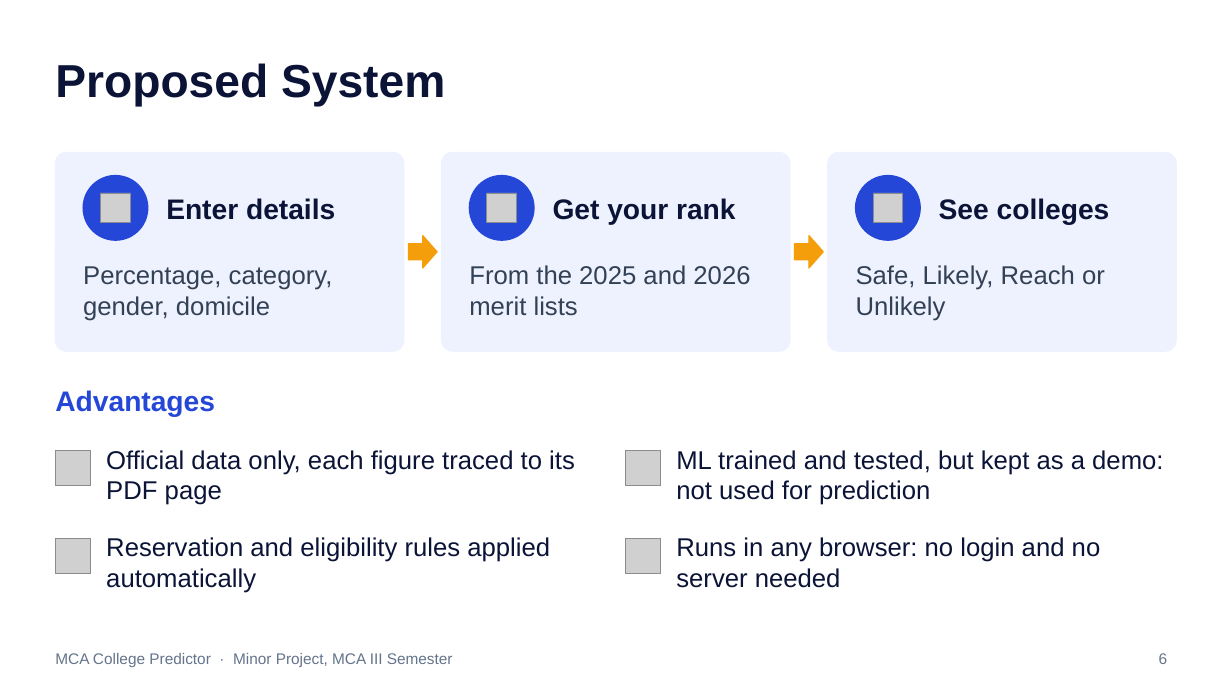
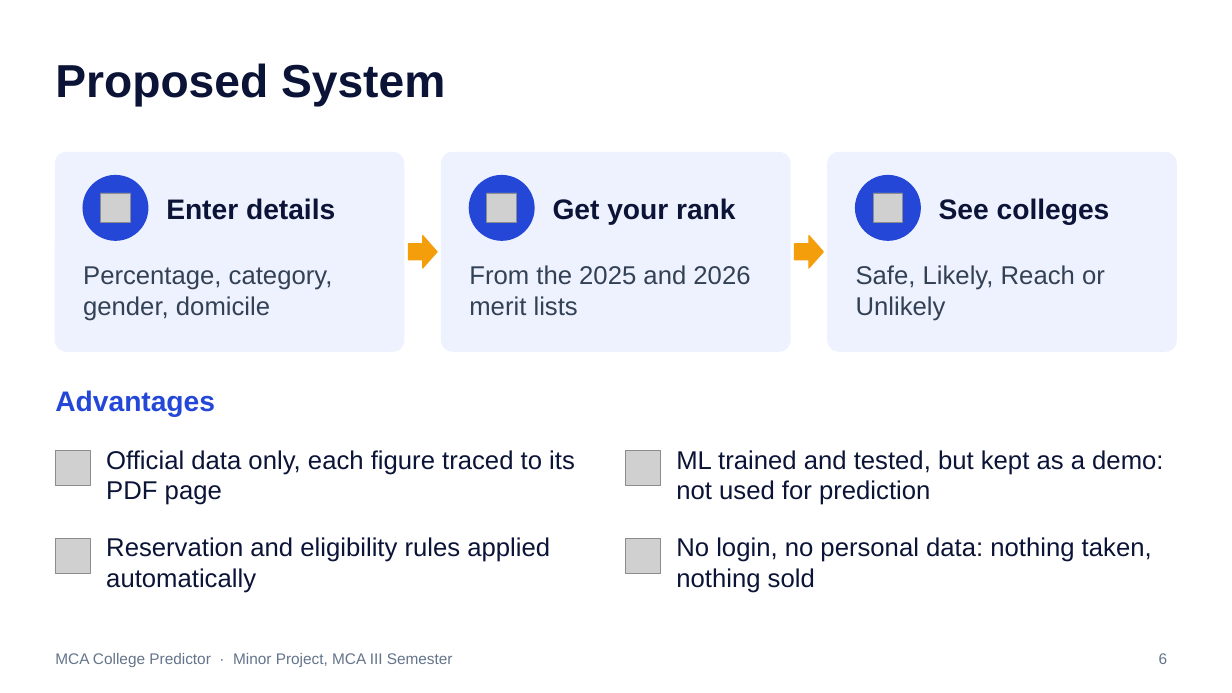
Before and after one commit to i-bhagyashree/mca-college-predictor, a slide deck: slide 6 of presentation/MCA_College_Predictor_Presentation.pptx. Drawn at 1232x693 pixels with LibreOffice and Linux fonts; fonts in the diff are those of the drawing; grey boxes stand for pictures. Boxes give left, top, right and bottom in pixels: in the first picture for what was removed or moved away, otherwise in the second. Text is boxed around its words. In the diff, an @@ line names an element or a change of style, - is before the commit and + after.

Commit message:
Presentation: last year's cut-offs as the prediction basis; privacy problem of existing systems

```diff
--- a/presentation/MCA_College_Predictor_Presentation.pptx
+++ b/presentation/MCA_College_Predictor_Presentation.pptx
@@ text at <box>676,537,1152,593</box>: text changed @@
-Runs in any browser: no login and no server needed
+No login, no personal data: nothing taken, nothing sold
```
Also in this commit, not shown: 2 other slides changed, 1 other file.
